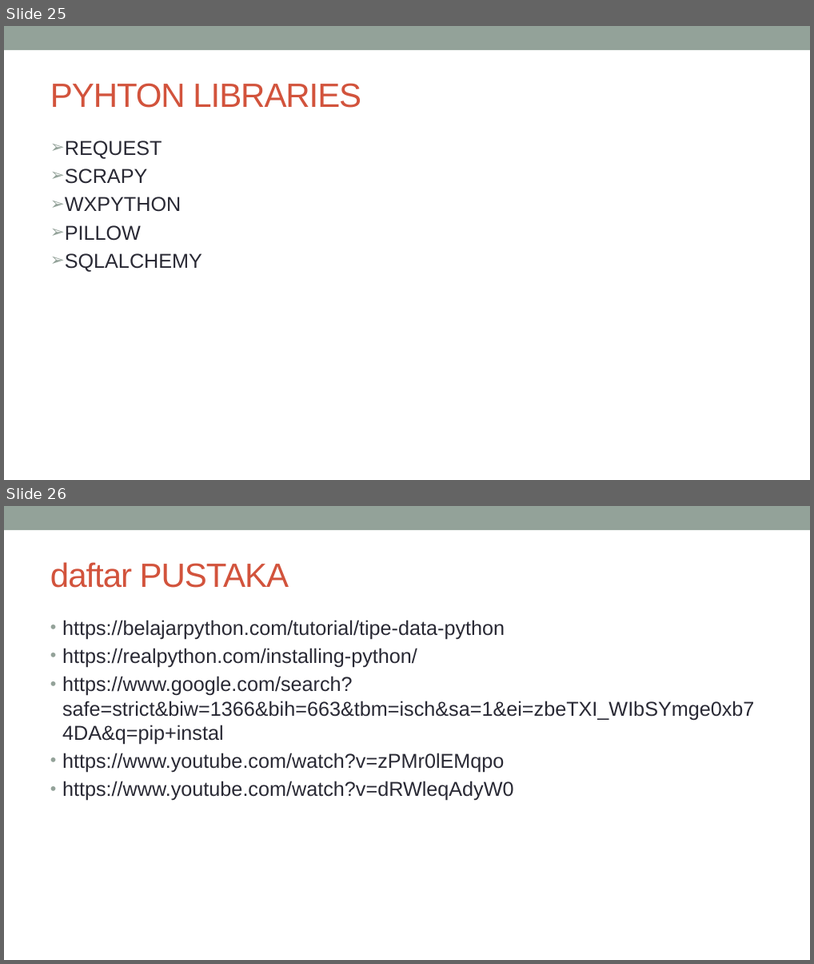
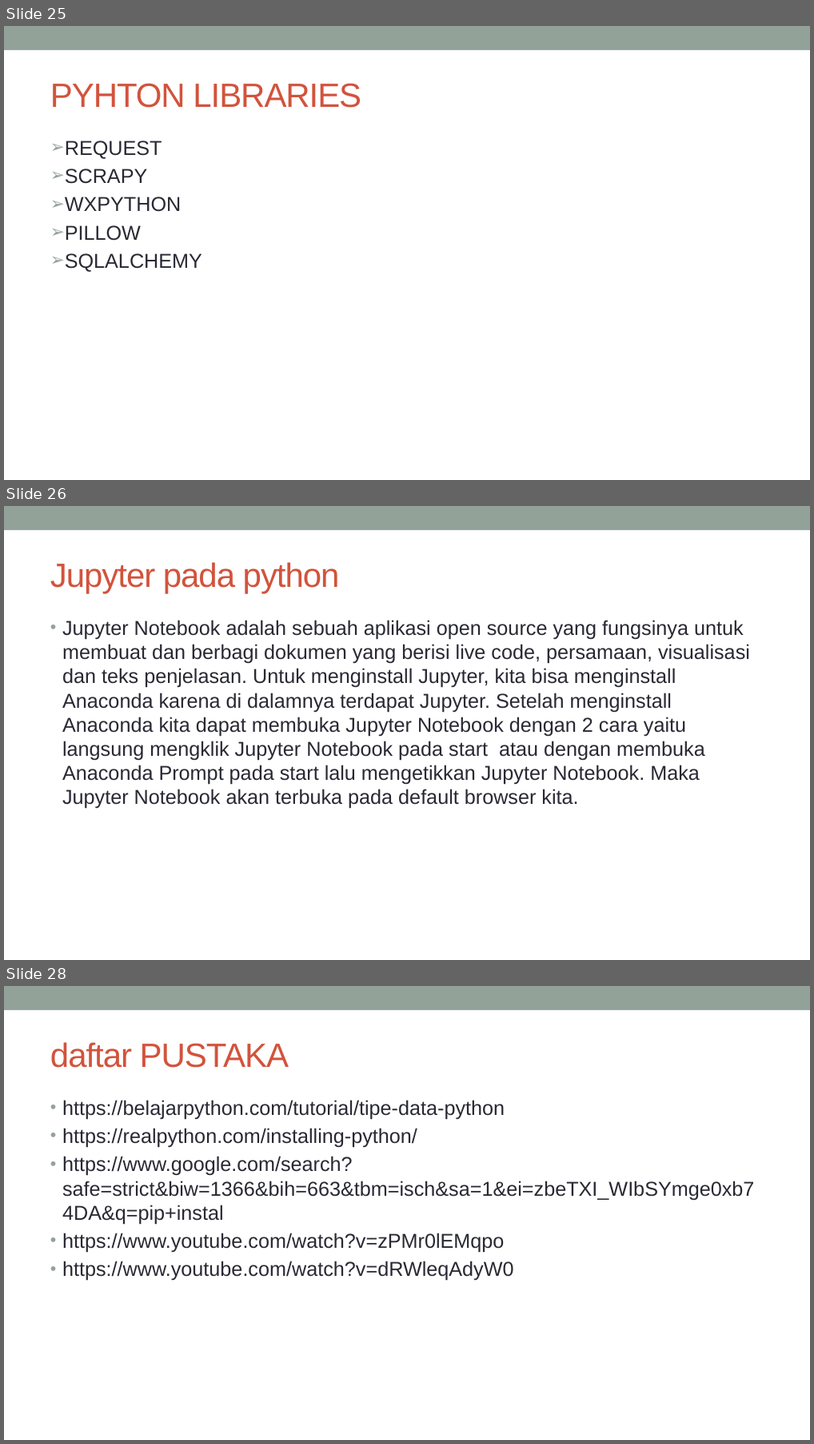
Before and after one commit to mirlianank/Pengantar-DeepLearning, a slide deck: Tugas 1/Pengenalan_Python_mirli.pptx. Shown one above the other, each under a label of ours: slides 25 and 26 before the commit, slides 25, 26 and 28 after it; the slides between them are not shown. The pictures are 814x964 and 814x1444 pixels, drawn with LibreOffice and Linux fonts; fonts in the diff are those of the drawing. Boxes give left, top, right and bottom in pixels: in the first picture for what was removed or moved away, otherwise in the second. Text is boxed around its words. In the diff, an @@ line names an element or a change of style, - is before the commit and + after.

Commit message:
update

```diff
--- a/Tugas 1/Pengenalan_Python_mirli.pptx
+++ b/Tugas 1/Pengenalan_Python_mirli.pptx
@@ slide 26 added at (4,506,810,960), background #FFFFFF; not listed: 1 template element that a slide beside it also shows @@
@@ title added at (50,562,340,594), 40 pt, text #D2533C @@
+Jupyter pada python
@@ text added at (62,620,750,808), 24 pt, text #292934 @@
+• Jupyter Notebook adalah sebuah aplikasi open source yang fungsinya untuk membuat dan berbagi dokumen yang berisi live code, persamaan, visualisasi dan teks penjelasan. Untuk menginstall Jupyter, kita bisa menginstall Anaconda karena di dalamnya terdapat Jupyter. Setelah menginstall Anaconda kita dapat membuka Jupyter Notebook dengan 2 cara yaitu langsung mengklik Jupyter Notebook pada start atau dengan membuka Anaconda Prompt pada start lalu mengetikkan Jupyter Notebook. Maka Jupyter Notebook akan terbuka pada default browser kita.
@@ what was slide 26 is now slide 28 @@
```
Also in this commit, not shown: 1 other slide added.
